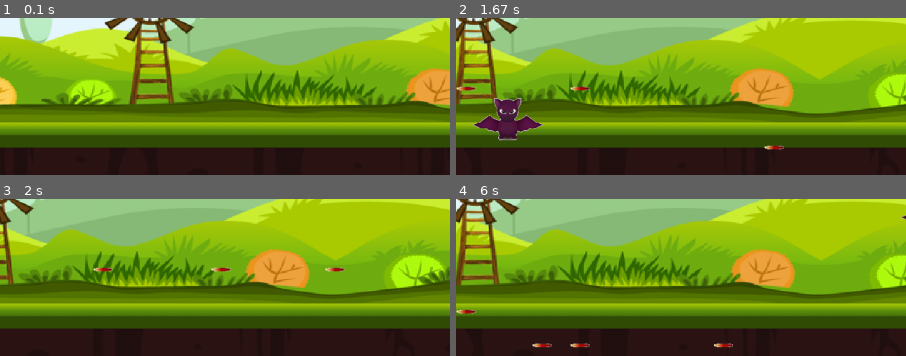
Above: before the commit, frames 1-4 (two rows, left to right).
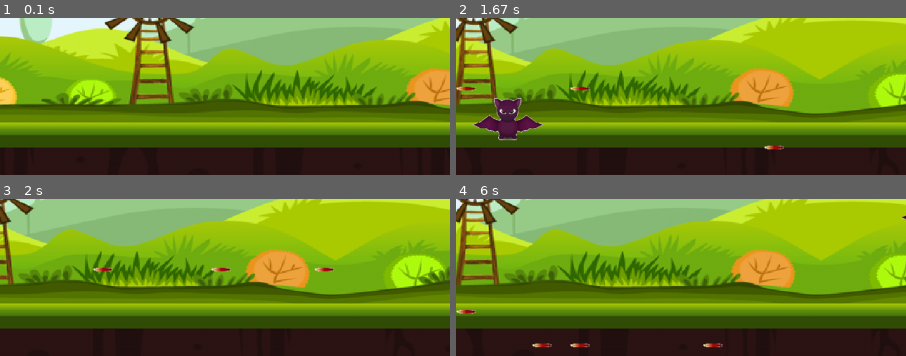
Above: after the commit, the same moments.

Repository: DJmong/Pygame
Game: pygame game, started from main.py
Same seed, same stepped clock (60 frames per second), same inputs: the game is played once before the commit and once after it.
Inputs:
- Up to frame 1 (0.1 s): no input
- Up to frame 2 (1.67 s): hold Right 0.33-0.8 s; hold Up 0.83-1.13 s; tap Ctrl at 0.9, 1.23, 1.53 s; hold Right 1.17-1.63 s
- Up to frame 3 (2 s): hold Left from 1.67 s (still down); tap Ctrl at 1.73 s
- Up to frame 4 (6 s): tap Ctrl at 2.03, 2.3, 4.53, 4.83, 5.03, 5.33, 5.53, 5.87 s; release Left at 2.2 s; hold Down 2.23-2.53 s; hold Left 4.47-4.93 s; hold Right 4.97-5.43 s; hold Up 5.47-5.77 s; hold Right from 5.8 s (still down)
The pictures show only the part of the screen within x 44-94%, y 37-87%; the shares and areas given below are measured in that part.

Frames 1-2 are identical in both runs. In frame 3, 0.2% of the frame differs, in the area x 70-77%, y 43-47%; in frame 4, 0.2%.

Commit message:
syntax error fix.

Diff:
--- a/main.py
+++ b/main.py
@@ -175,7 +175,7 @@
 
                 if bxy[0] >= width:
                     try:
-                        bulletxy.remove(bxy)
+                        bullet_xy.remove(bxy)
                     except:
                         pass
 
